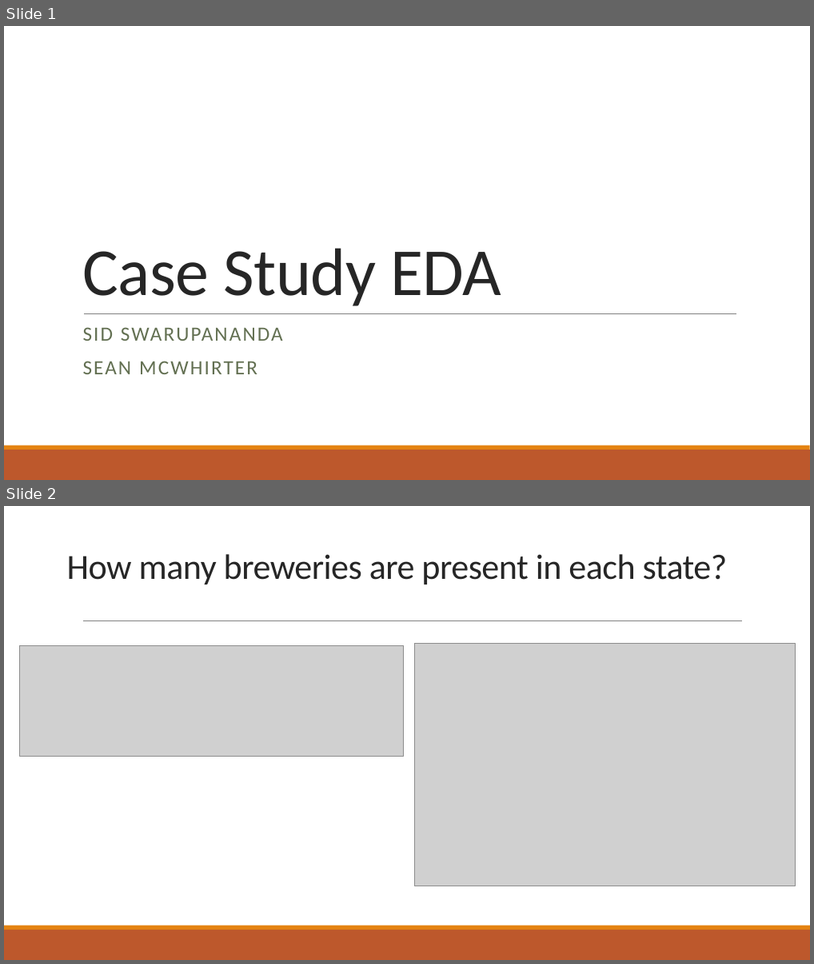
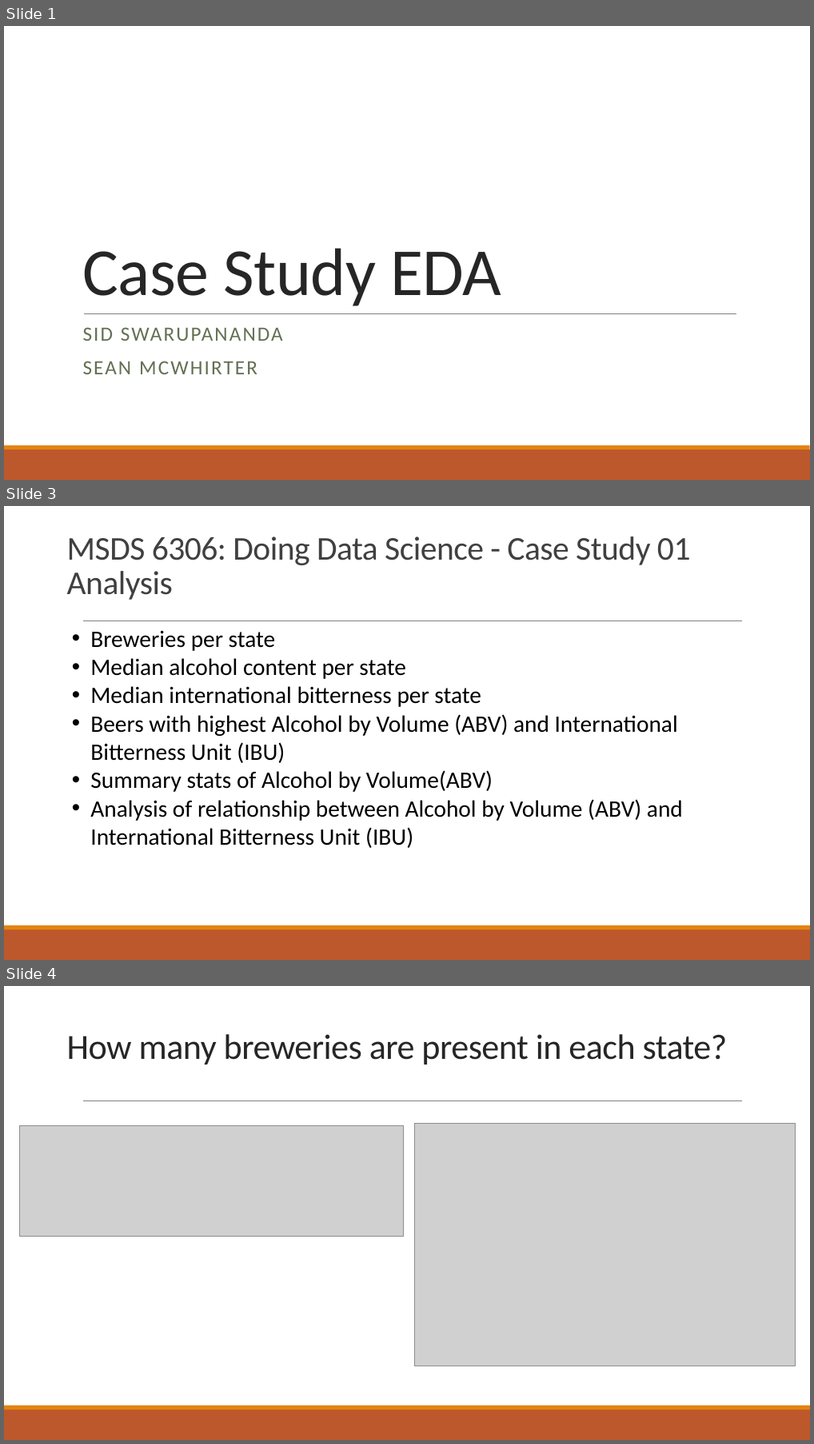
Before and after one commit to siddeshwar627/MSDS6306_CaseStudy_01, a slide deck: Case Study EDA Sid & Sean.pptx. Shown one above the other, each under a label of ours: slides 1 and 2 before the commit, slides 1, 3 and 4 after it; the slides between them are not shown. The pictures are 814x964 and 814x1444 pixels, drawn with LibreOffice and Linux fonts; fonts in the diff are those of the drawing; grey boxes stand for pictures. Boxes give left, top, right and bottom in pixels: in the first picture for what was removed or moved away, otherwise in the second. Text is boxed around its words. In the diff, an @@ line names an element or a change of style, - is before the commit and + after.

```diff
--- a/Case Study EDA Sid & Sean.pptx
+++ b/Case Study EDA Sid & Sean.pptx
@@ slide 3 added at bbox=[4, 506, 810, 960], background #FFFFFF; not listed: 3 template elements that a slide beside it also shows @@
@@ title added at bbox=[67, 536, 691, 600], 39.6 pt, text #404040 @@
+MSDS 6306: Doing Data Science - Case Study 01
+Analysis
@@ text added at bbox=[90, 630, 683, 848], 28 pt, text #000000 @@
+• Breweries per state
+• Median alcohol content per state
+• Median international bitterness per state
+• Beers with highest Alcohol by Volume (ABV) and International Bitterness Unit (IBU)
+• Summary stats of Alcohol by Volume(ABV)
+• Analysis of relationship between Alcohol by Volume (ABV) and International Bitterness Unit (IBU)
@@ what was slide 2 is now slide 4 @@
```
Also in this commit, not shown: 1 other slide added.
